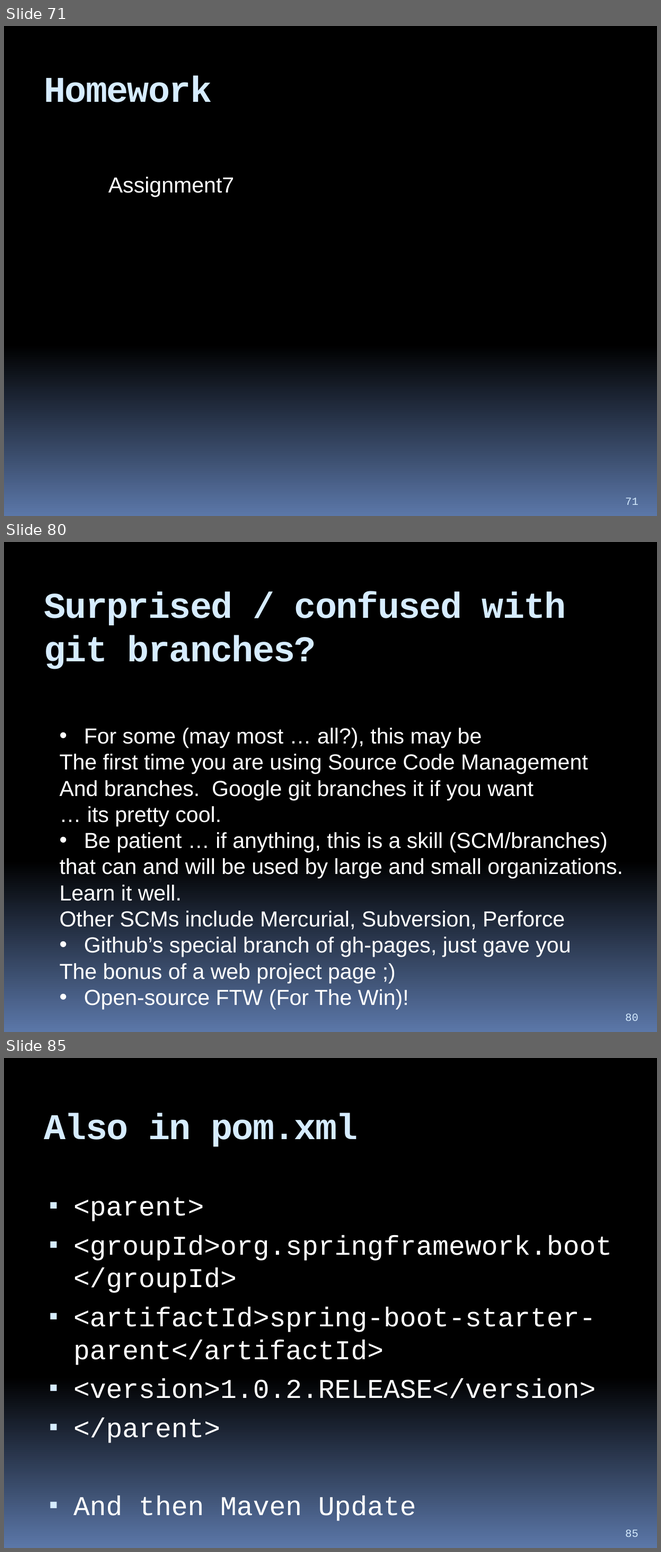
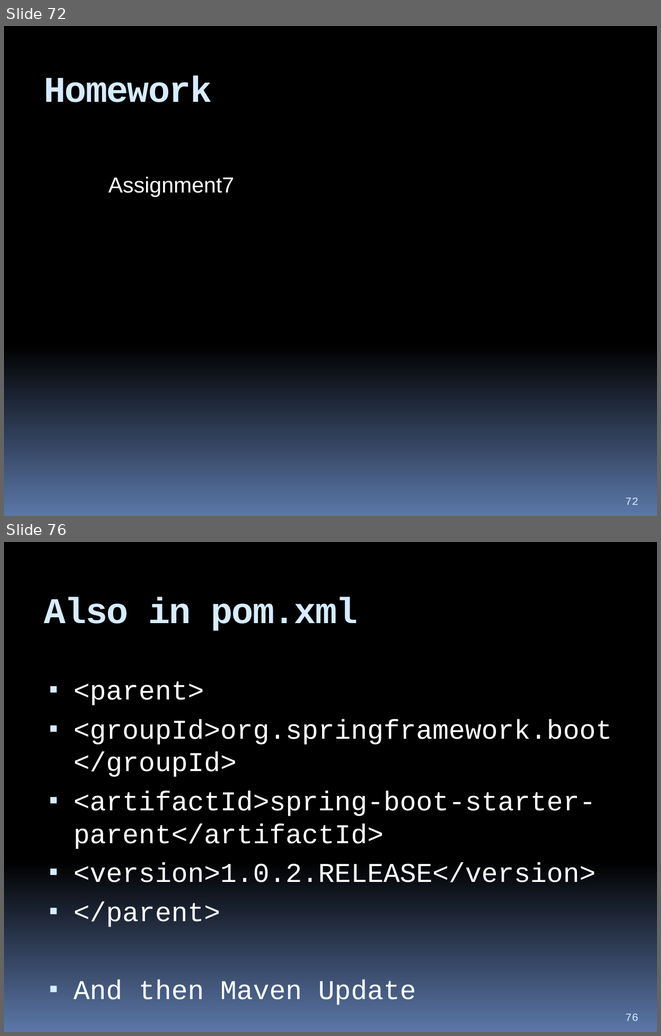
Before and after one commit to hchan/comp2613, a slide deck: coursePresentation.pptx. Shown one above the other, each under a label of ours: slides 71, 80 and 85 before the commit, slides 72 and 76 after it; the slides between them are not shown. The pictures are 661x1552 and 661x1036 pixels, drawn with LibreOffice and Linux fonts; fonts in the diff are those of the drawing. Boxes give left, top, right and bottom in pixels: in the first picture for what was removed or moved away, otherwise in the second. Text is boxed around its words. In the diff, an @@ line names an element or a change of style, - is before the commit and + after.

```diff
--- a/coursePresentation.pptx
+++ b/coursePresentation.pptx
@@ slide 80 removed at box(4, 542, 657, 1032), background gradient #000000 to #5B77A8 @@
@@ title removed at box(44, 592, 566, 669) @@
-Surprised / confused with git branches?
@@ text removed at box(60, 728, 623, 1009) @@
-• For some (may most … all?), this may be
-The first time you are using Source Code Management
-And branches. Google git branches it if you want
-… its pretty cool.
-• Be patient … if anything, this is a skill (SCM/branches)
-that can and will be used by large and small organizations.
-Learn it well.
-Other SCMs include Mercurial, Subversion, Perforce
-• Github’s special branch of gh-pages, just gave you
-The bonus of a web project page ;)
-• Open-source FTW (For The Win)!
@@ page number removed at box(625, 1013, 638, 1021) @@
-80
@@ what was slide 71 is now slide 72 @@
@@ page number at box(625, 497, 638, 505): text changed @@
-71
+72
@@ what was slide 85 is now slide 76 @@
@@ page number at box(625, 1013, 638, 1021): text changed @@
-85
+76
```
Also in this commit, not shown: 12 slides changed, 2 slides added, 10 other slides removed, 3 other files.
